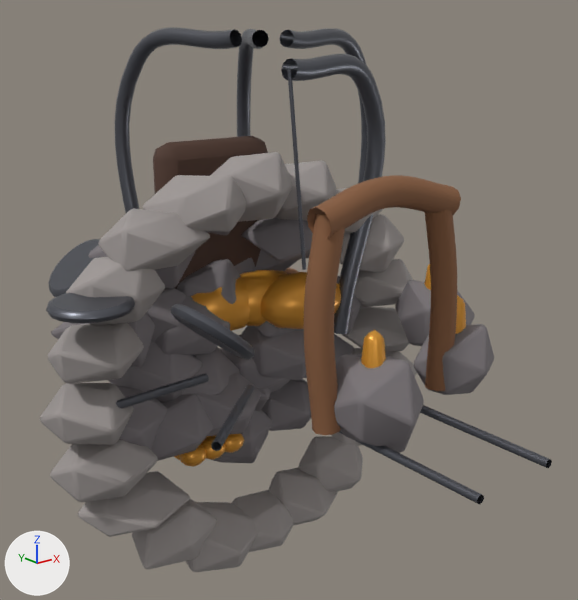
An edit to the glTF model models/buildings/gold_mine.glb, drawn before and after from the same camera.
Before and after are seen from a 50 mm lens placed at (-4.25, -5.63, 2.91), pointed at (0.05, -0.26, 0.76). Lighting does not change. The marker at lower left points along +X, +Y and +Z. The older version comes first. Where no turn or scale is listed for an object, it has been applied to the vertices.
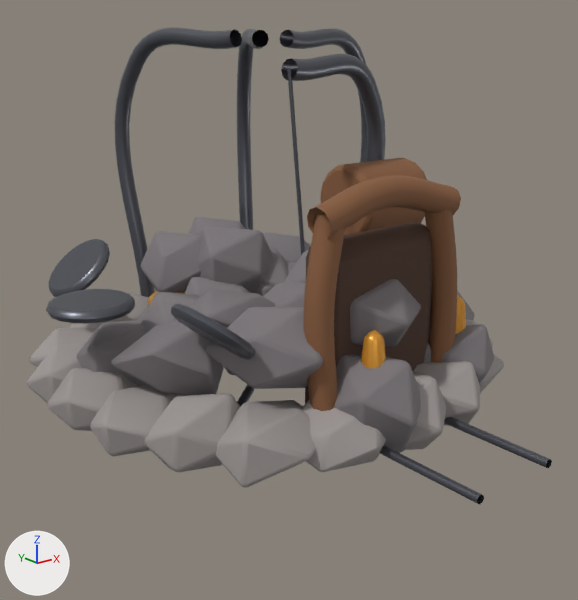
Changed parts and their boxes (x1, y1, x2, y2) in the pictures (578 x 600 px):
'TunnelVoid', moved
    before: (153, 136, 268, 289)
    after: (305, 222, 432, 404)
'FoundationStone_7', moved
    before: (98, 208, 210, 271)
    after: (216, 400, 316, 488)
'FoundationStone_8', moved
    before: (66, 257, 165, 326)
    after: (145, 393, 240, 472)
'FoundationStone_9', moved
    before: (48, 323, 144, 384)
    after: (90, 384, 182, 456)
'FoundationStone_6', moved
    before: (143, 175, 246, 232)
    after: (301, 400, 386, 472)
'MineRock_14', moved
    before: (88, 245, 195, 288)
    after: (206, 307, 323, 389)
'FoundationStone_11', moved
    before: (50, 440, 158, 502)
    after: (27, 343, 85, 403)
'MineRock_9', moved
    before: (51, 312, 155, 367)
    after: (111, 323, 224, 396)
'FoundationStone_10', moved
    before: (40, 383, 134, 445)
    after: (48, 368, 137, 431)
'FoundationStone_5', moved
    before: (210, 152, 292, 222)
    after: (405, 371, 446, 450)
'FoundationStone_12', moved
    before: (78, 471, 190, 537)
    after: (29, 327, 98, 367)
'FoundationStone_4', moved
    before: (275, 160, 336, 221)
    after: (414, 361, 480, 426)
'MineRock_15', moved (not visible before)
    after: (197, 227, 272, 293)
'FoundationStone_13', moved (mostly hidden afterwards)
    before: (132, 499, 217, 569)
    after: (70, 315, 133, 328)
'FoundationStone_14', moved
    before: (186, 502, 258, 572)
    after: (125, 292, 149, 320)
'MineRock_19', moved (mostly hidden before)
    before: (206, 231, 230, 235)
    after: (350, 279, 421, 347)
'Winch', moved, turned (mostly hidden before)
    before: (284, 268, 298, 274)
    after: (320, 158, 427, 235)
'MineRock_22', moved
    before: (147, 288, 186, 342)
    after: (169, 290, 275, 328)
'MineRock_18', moved
    before: (261, 379, 311, 431)
    after: (262, 232, 311, 263)
'FoundationStone_17', moved (not visible afterwards)
    before: (298, 436, 363, 492)
'MineRock_6', moved
    before: (177, 259, 240, 304)
    after: (263, 281, 306, 307)
'FoundationStone_16', moved (not visible afterwards)
    before: (269, 468, 338, 525)
'MineRock_24', moved (mostly hidden afterwards)
    before: (242, 218, 313, 262)
    after: (424, 343, 431, 363)
'FoundationStone_15', moved (not visible afterwards)
    before: (231, 490, 294, 552)
'MineRock_25', moved
    before: (181, 347, 240, 395)
    after: (185, 277, 251, 296)
'MineRock_20', moved (not visible afterwards)
    before: (195, 373, 261, 436)
'MineRock_5', moved (mostly hidden afterwards)
    before: (223, 335, 290, 392)
    after: (253, 262, 296, 296)
'MineRock_10', moved (mostly hidden before)
    before: (219, 348, 272, 411)
    after: (259, 247, 289, 287)
'MineRock_11', moved
    before: (234, 258, 256, 275)
    after: (283, 250, 308, 283)
'FoundationStone_3', moved
    before: (335, 188, 382, 233)
    after: (479, 355, 504, 393)
'MineRock_7', unchanged, uncovered by the edit
    after: (140, 231, 202, 293)
'MineRock_12', unchanged, covered by the edit
    before: (151, 394, 213, 461)
    after: (136, 306, 149, 320)
'MineRock_0', unchanged, covered by the edit
    before: (243, 326, 306, 380)
'L10OreCart', unchanged, covered by the edit
    before: (261, 272, 341, 329)

The change in detail:
Object 'FoundationStone_3' (ob_foundationstone_3) moves from (1.01, 0.2, 1.39) to (1.01, -1.39, 0.2).
Object 'FoundationStone_4' (ob_foundationstone_4) moves from (0.53, 0.2, 1.64) to (0.53, -1.64, 0.2).
Object 'FoundationStone_5' (ob_foundationstone_5) moves from (0.0, 0.2, 1.72) to (0.0, -1.72, 0.2).
Object 'FoundationStone_6' (ob_foundationstone_6) moves from (-0.53, 0.2, 1.64) to (-0.53, -1.64, 0.2).
Object 'FoundationStone_7' (ob_foundationstone_7) moves from (-1.01, 0.2, 1.39) to (-1.01, -1.39, 0.2).
Object 'FoundationStone_8' (ob_foundationstone_8) moves from (-1.39, 0.2, 1.01) to (-1.39, -1.01, 0.2).
Object 'FoundationStone_9' (ob_foundationstone_9) moves from (-1.64, 0.2, 0.53) to (-1.64, -0.53, 0.2).
Object 'FoundationStone_10' (ob_foundationstone_10) moves from (-1.72, 0.2, 0.0) to (-1.72, 0.0, 0.2).
Object 'FoundationStone_11' (ob_foundationstone_11) moves from (-1.64, 0.2, -0.53) to (-1.64, 0.53, 0.2).
Object 'FoundationStone_12' (ob_foundationstone_12) moves from (-1.39, 0.2, -1.01) to (-1.39, 1.01, 0.2).
Object 'FoundationStone_13' (ob_foundationstone_13) moves from (-1.01, 0.2, -1.39) to (-1.01, 1.39, 0.2).
Object 'FoundationStone_14' (ob_foundationstone_14) moves from (-0.53, 0.2, -1.64) to (-0.53, 1.64, 0.2).
Object 'FoundationStone_15' (ob_foundationstone_15) moves from (0.0, 0.2, -1.72) to (0.0, 1.72, 0.2).
Object 'FoundationStone_16' (ob_foundationstone_16) moves from (0.53, 0.2, -1.64) to (0.53, 1.64, 0.2).
Object 'FoundationStone_17' (ob_foundationstone_17) moves from (1.01, 0.2, -1.39) to (1.01, 1.39, 0.2).
Object 'MineRock_5' (ob_minerock_5) moves from (0.38, 0.62, -0.24) to (0.38, 0.24, 0.62).
Object 'MineRock_6' (ob_minerock_6) moves from (-0.17, 0.79, 0.66) to (-0.17, -0.66, 0.79).
Object 'MineRock_9' (ob_minerock_9) moves from (-1.26, 0.62, 0.53) to (-1.26, -0.53, 0.62).
Object 'MineRock_10' (ob_minerock_10) moves from (0.19, 0.79, -0.41) to (0.19, 0.41, 0.79).
Object 'MineRock_11' (ob_minerock_11) moves from (0.21, 0.96, 0.65) to (0.21, -0.65, 0.96).
Object 'MineRock_14' (ob_minerock_14) moves from (-0.77, 0.79, 1.13) to (-0.77, -1.13, 0.79).
Object 'MineRock_15' (ob_minerock_15) moves from (-0.06, 0.96, -0.45) to (-0.06, 0.45, 0.96).
Object 'MineRock_18' (ob_minerock_18) moves from (0.79, 0.79, -0.82) to (0.79, 0.82, 0.79).
Object 'MineRock_19' (ob_minerock_19) moves from (-0.04, 0.96, 1.37) to (-0.04, -1.37, 0.96).
Object 'MineRock_20' (ob_minerock_20) moves from (-0.29, 0.45, -0.34) to (-0.29, 0.34, 0.45).
Object 'MineRock_22' (ob_minerock_22) moves from (-0.74, 0.79, 0.54) to (-0.74, -0.54, 0.79).
Object 'MineRock_24' (ob_minerock_24) moves from (0.71, 0.45, 1.17) to (0.71, -1.17, 0.45).
Object 'MineRock_25' (ob_minerock_25) moves from (-0.43, 0.62, -0.13) to (-0.43, 0.13, 0.62).
Object 'TunnelVoid' (ob_tunnelvoid) moves from (0.0, 0.85, 1.35) to (0.0, -1.35, 0.85).
In object 'Winch' (ob_winch), parent is now set to ob_godotassetroot.
Object 'Winch' (ob_winch) turns from (90, 90, 0) to (0, 90, 0) degrees about x, y and z.
Object 'GodotAssetRoot' (ob_godotassetroot) is new.
Its location is (0.0, 0.0, 0.0).
Its rotation in degrees is (90, 0, 0).
